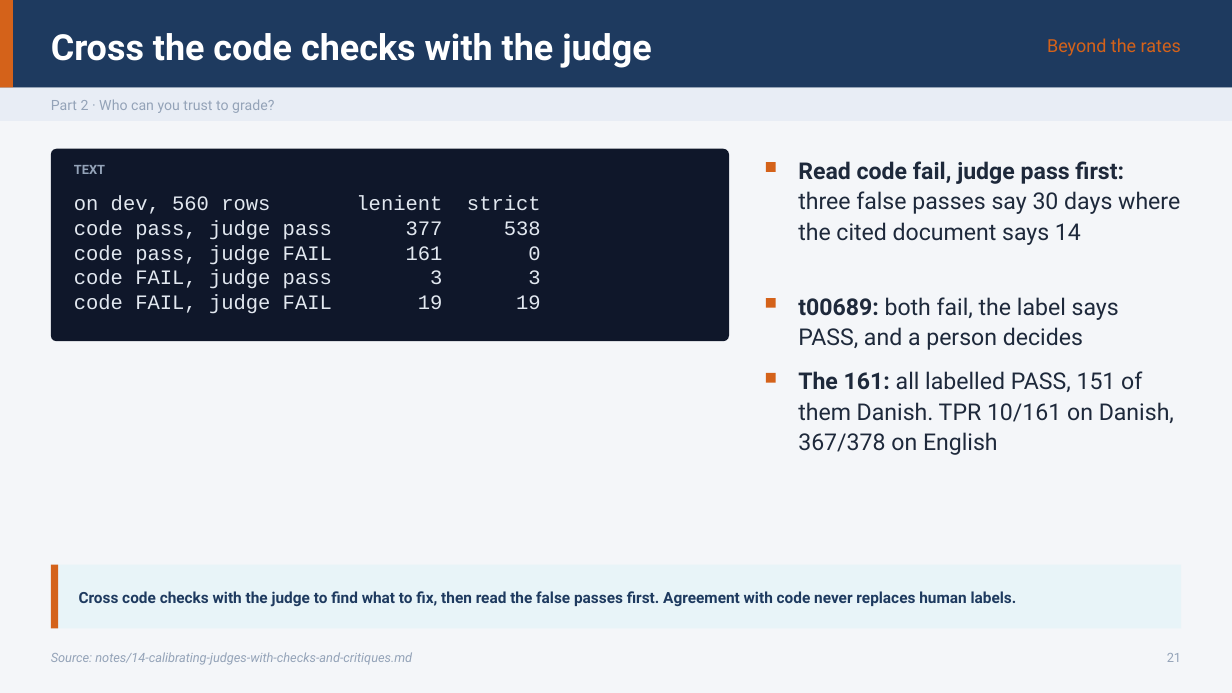
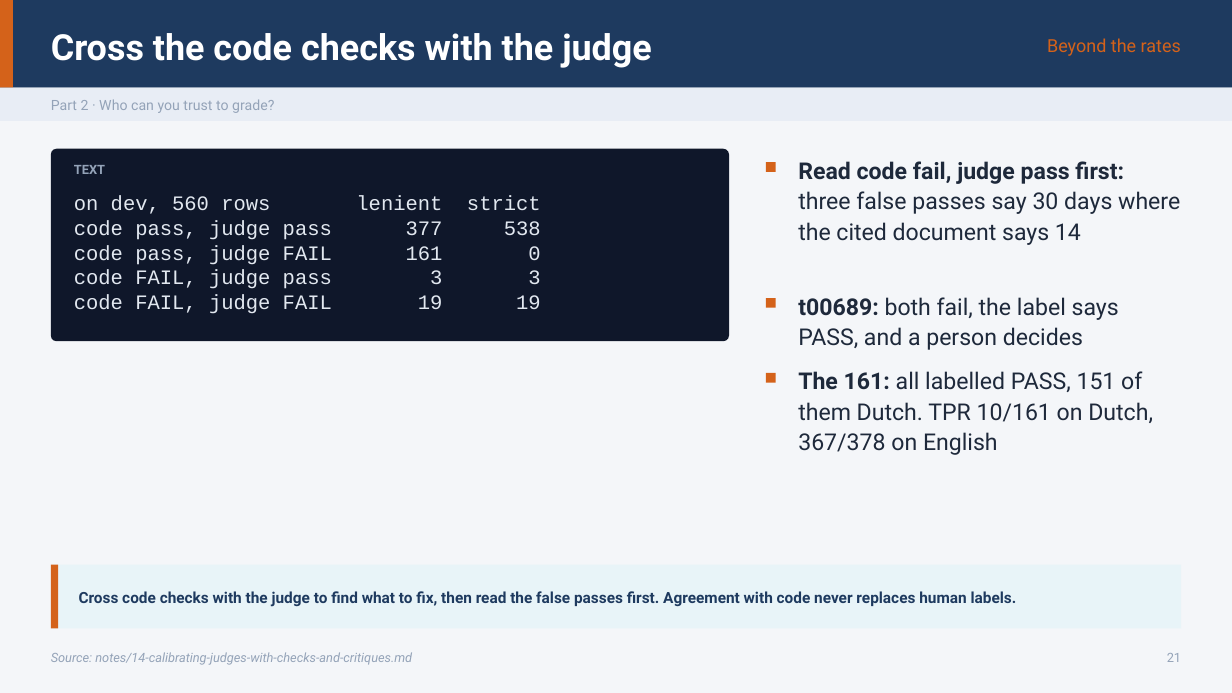
Before and after one commit to ramseywise/learn-ai-engineering, a slide deck: slide 21 of generative-ai/08-eval/slides/eval-engineering.pptx. Drawn at 1232x693 pixels with LibreOffice and Linux fonts; fonts in the diff are those of the drawing. Boxes give left, top, right and bottom in pixels: in the first picture for what was removed or moved away, otherwise in the second. Text is boxed around its words. In the diff, an @@ line names an element or a change of style, - is before the commit and + after.

```diff
--- a/generative-ai/08-eval/slides/eval-engineering.pptx
+++ b/generative-ai/08-eval/slides/eval-engineering.pptx
@@ text at <box>798,371,1153,455</box>: text changed @@
-The 161: all labelled PASS, 151 of them Danish. TPR 10/161 on Danish, 367/378 on English
+The 161: all labelled PASS, 151 of them Dutch. TPR 10/161 on Dutch, 367/378 on English
```
Also in this commit, not shown: 2 other slides changed, 59 other files.
